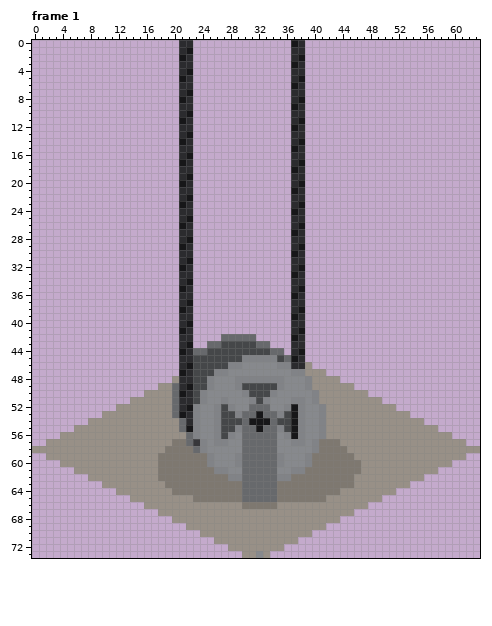
Pixel-art file, stored at Assets/Assets/Elevator/ElevatorFloorRoof.aseprite. Above: the version before the commit.
64x74 pixels, 3 frames. Colours within 5 levels of each other are drawn and written as one. Shown: frame 1. The commit also changed other frames, which this record leaves out.
The same view after the edit:
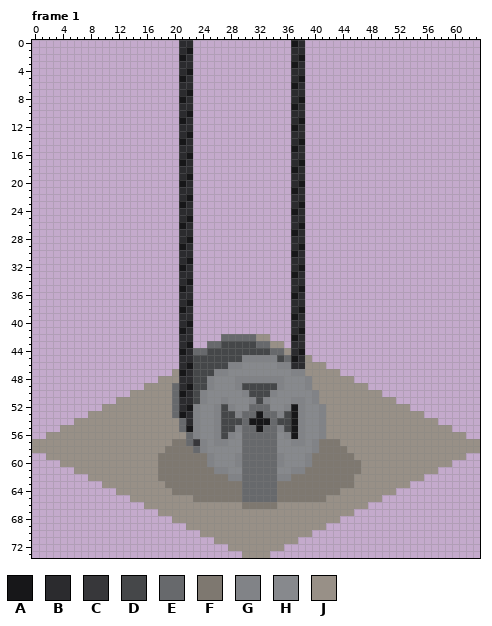
Palette (. is transparent): A #171719  B #2b2b2e  C #37373a  D #454749  E #67696c  F #7e7870  G #818387  H #87898d  J #989087
Changes in this commit:
Frame 1, layer "Roof":
y 42: x 32..33 .. -> JJ
y 43: x 34..35 .. -> JJ
y 44: x 36 . -> J
y 45: x 39 . -> J
y 46: x 40..41 .. -> JJ
y 47: x 20 . -> J; x 42..43 .. -> JJ
y 48: x 18..19 .. -> JJ; x 44..45 .. -> JJ
y 49: x 16..17 .. -> JJ; x 46..47 .. -> JJ
y 50: x 14..15 .. -> JJ; x 48..49 .. -> JJ
y 51: x 12..13 .. -> JJ; x 50..51 .. -> JJ
y 52: x 10..11 .. -> JJ; x 52..53 .. -> JJ
y 53: x 8..9 .. -> JJ; x 54..55 .. -> JJ
y 54: x 6..7 .. -> JJ; x 56..57 .. -> JJ
y 55: x 4..5 .. -> JJ; x 58..59 .. -> JJ
y 56: x 2..3 .. -> JJ; x 60..61 .. -> JJ
y 57: x 0..1 .. -> JJ; x 62..63 .. -> JJ
y 73: x 32 H -> J
